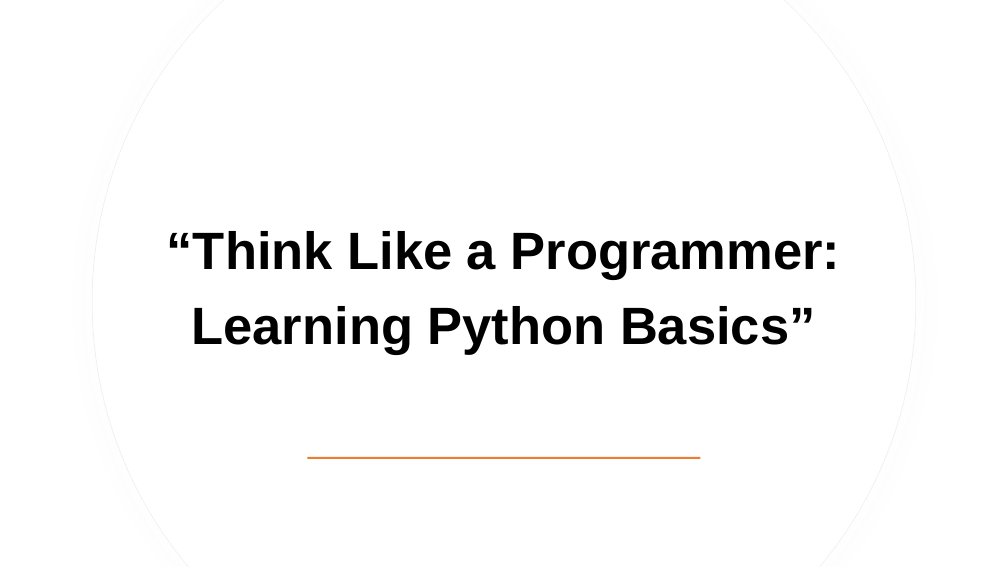
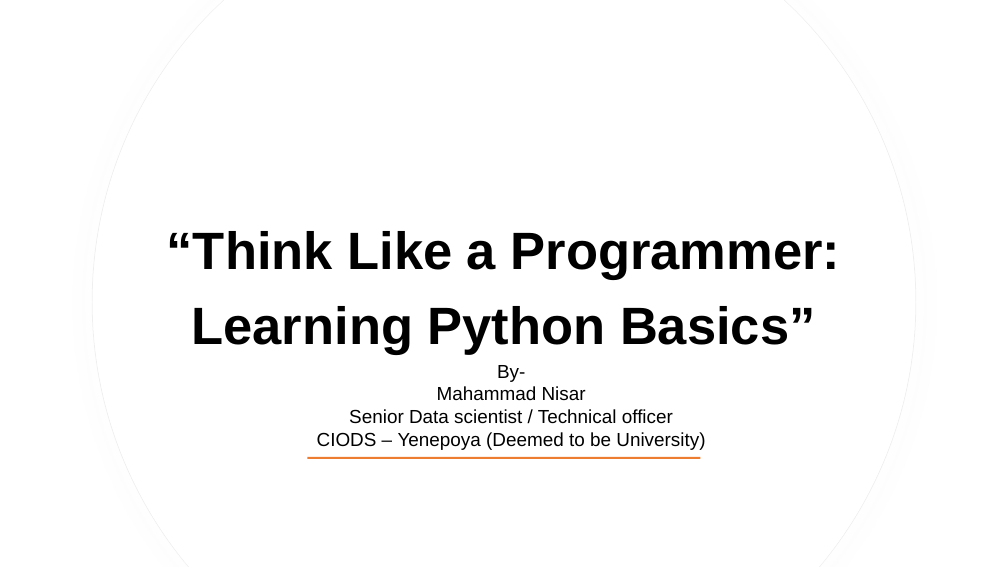
Before and after one commit to Mn-Nisar/Kannur_university_workshop, a slide deck: slide 1 of Python Masterclass.pptx. Drawn at 1008x567 pixels with LibreOffice and Linux fonts; fonts in the diff are those of the drawing. Boxes give left, top, right and bottom in pixels: in the first picture for what was removed or moved away, otherwise in the second. Text is boxed around its words. In the diff, an @@ line names an element or a change of style, - is before the commit and + after.

```diff
--- a/Python Masterclass.pptx
+++ b/Python Masterclass.pptx
@@ text added at (x1=317, y1=365, x2=705, y2=450), 18 pt, text #000000 @@
+By-
+Mahammad Nisar
+Senior Data scientist / Technical officer
+CIODS – Yenepoya (Deemed to be University)
```
Also in this commit, not shown: 3 other slides changed, 2 slides added, 13 other files.
